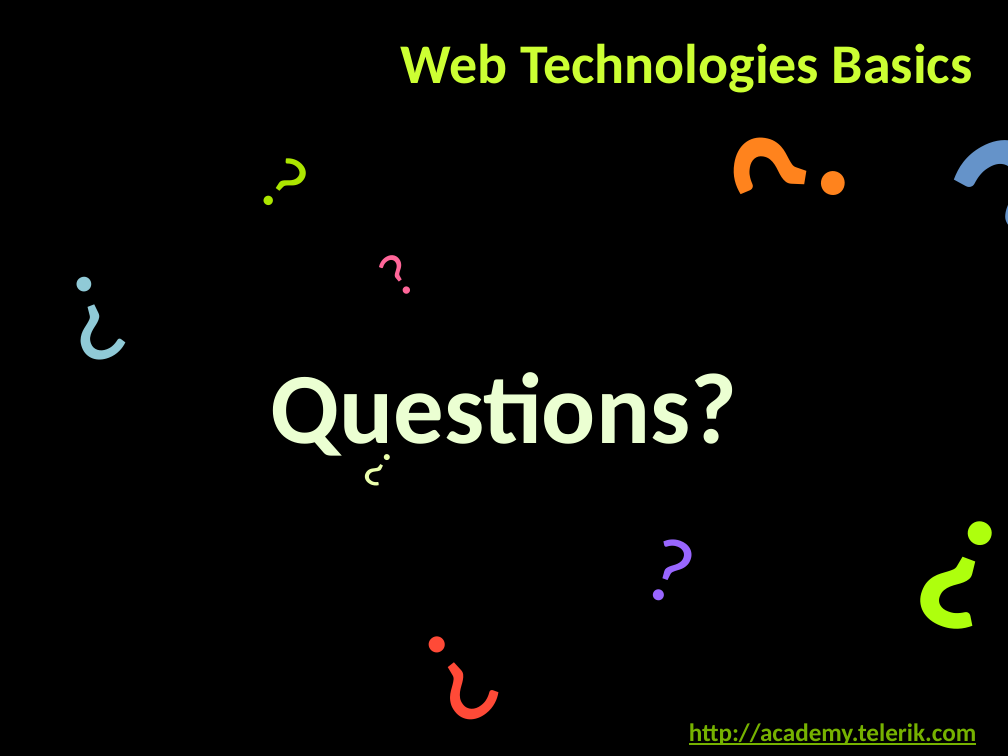
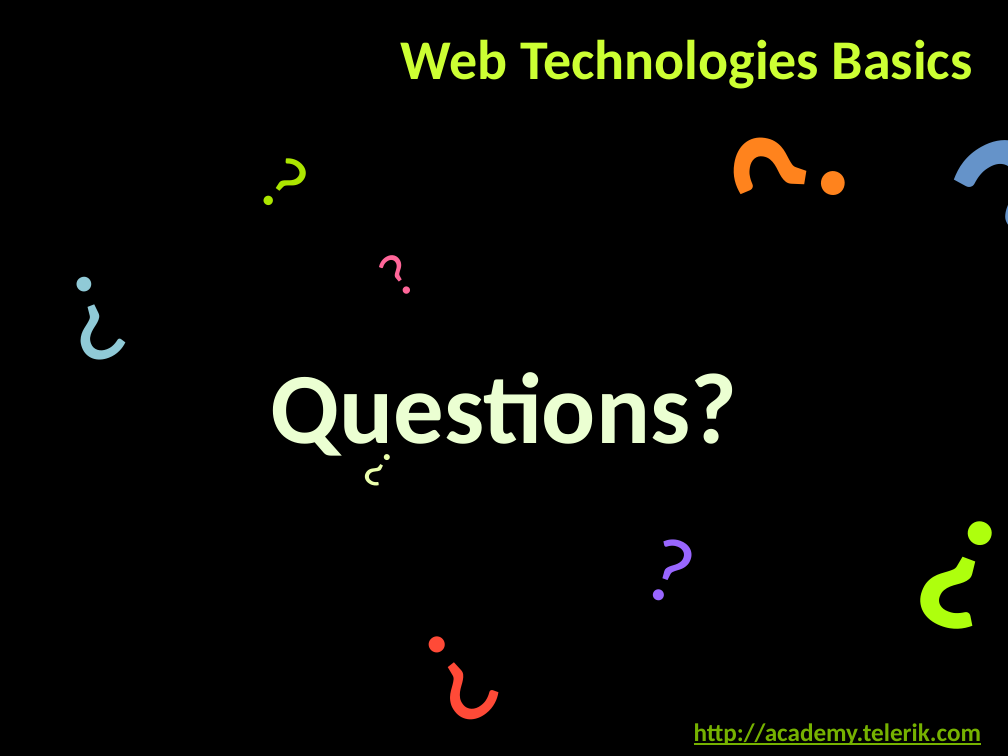
Before and after one commit to tddold/Telerik-Academy, a slide deck: slide 31 of Web Design &UI/1. HTML Basics/Presentations/Web-Technologies-Basics.pptx. Drawn at 1008x756 pixels with LibreOffice and Linux fonts; fonts in the diff are those of the drawing; background and template pictures are left out. Boxes give left, top, right and bottom in pixels: in the first picture for what was removed or moved away, otherwise in the second. Text is boxed around its words. In the diff, an @@ line names an element or a change of style, - is before the commit and + after.

```diff
--- a/Web Design &UI/1. HTML Basics/Presentations/Web-Technologies-Basics.pptx
+++ b/Web Design &UI/1. HTML Basics/Presentations/Web-Technologies-Basics.pptx
@@ title "Web Technologies Basics": place and size @@
-title "Web Technologies Basics" at (401, 43, 973, 93)
+title "Web Technologies Basics" at (401, 39, 973, 89)
@@ text "http://academy.telerik.com": place and size @@
-text "http://academy.telerik.com" at (689, 723, 977, 745)
+text "http://academy.telerik.com" at (694, 723, 982, 745)
```
Also in this commit, not shown: 11 other slides changed, 1 slide added, 10 other files.
